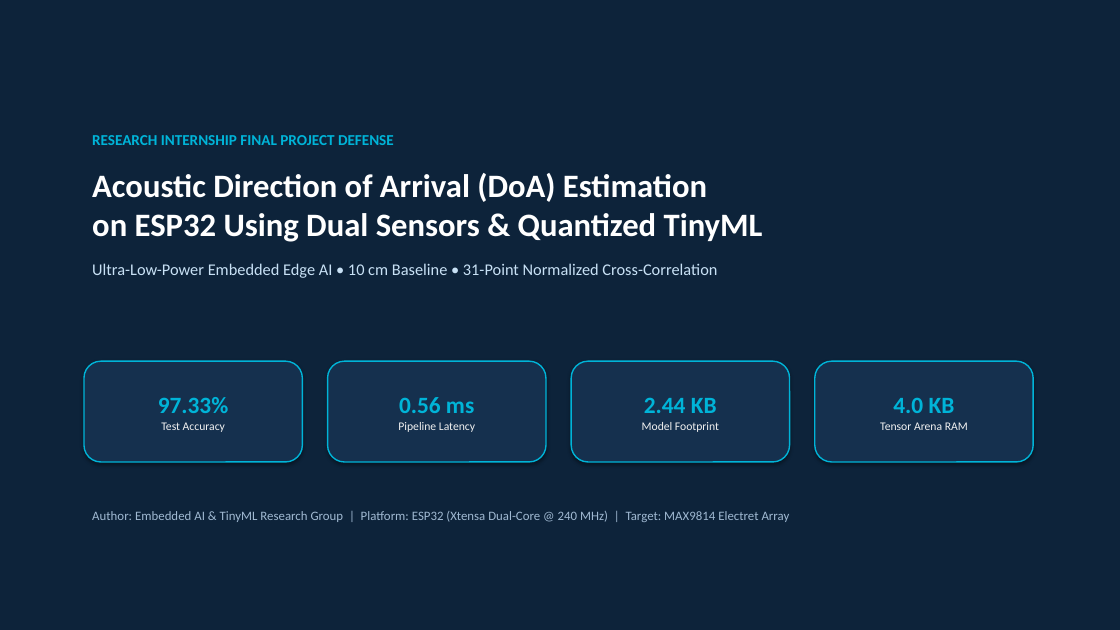
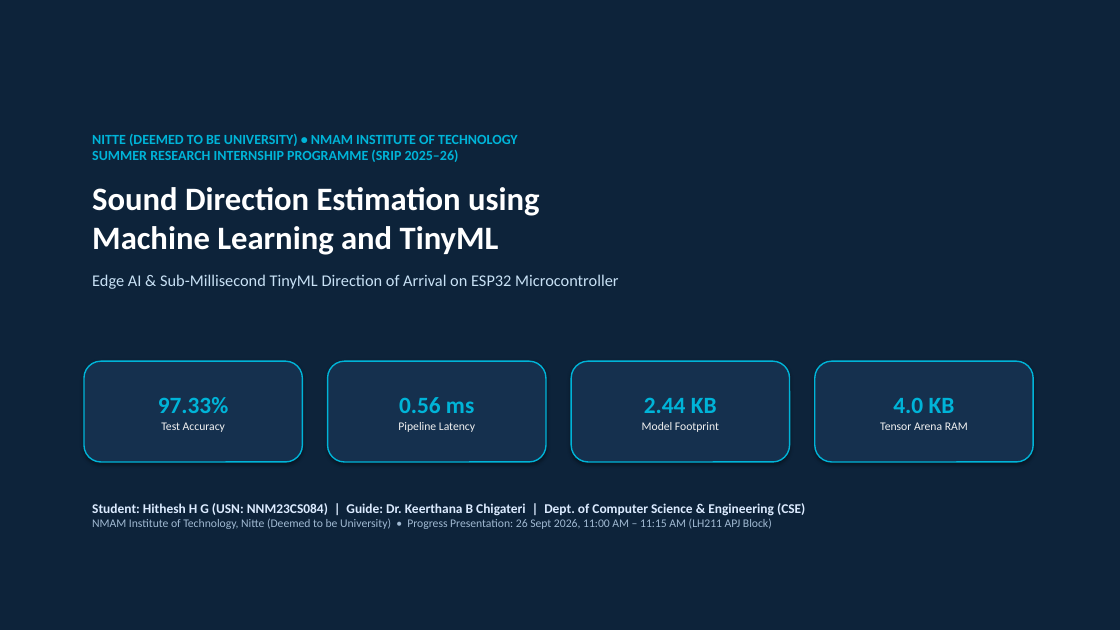
Before and after one commit to hitheshhg/ResearchPro, a slide deck: slide 1 of Acoustic_DoA_Internship_Presentation.pptx. Drawn at 1120x630 pixels with LibreOffice and Linux fonts; fonts in the diff are those of the drawing. Boxes give left, top, right and bottom in pixels: in the first picture for what was removed or moved away, otherwise in the second. Text is boxed around its words. In the diff, an @@ line names an element or a change of style, - is before the commit and + after.

Commit message:
feat(metadata): update official SRIP title, student Hithesh H G, guide Dr. Keerthana B Chigateri, and proxy routing

```diff
--- a/Acoustic_DoA_Internship_Presentation.pptx
+++ b/Acoustic_DoA_Internship_Presentation.pptx
@@ text at (92, 134, 618, 289): text changed; size 28 to 12 pt; text colour #FFFFFF to #00B4D8 @@
-RESEARCH INTERNSHIP FINAL PROJECT DEFENSE
-Acoustic Direction of Arrival (DoA) Estimation
-on ESP32 Using Dual Sensors & Quantized TinyML
-Ultra-Low-Power Embedded Edge AI • 10 cm Baseline • 31-Point Normalized Cross-Correlation
+NITTE (DEEMED TO BE UNIVERSITY) • NMAM INSTITUTE OF TECHNOLOGY
+SUMMER RESEARCH INTERNSHIP PROGRAMME (SRIP 2025–26)
+Sound Direction Estimation using
+Machine Learning and TinyML
+Edge AI & Sub-Millisecond TinyML Direction of Arrival on ESP32 Microcontroller
@@ text at (92, 503, 805, 529): text changed; size 11 to 10 pt @@
-Author: Embedded AI & TinyML Research Group | Platform: ESP32 (Xtensa Dual-Core @ 240 MHz) | Target: MAX9814 Electret Array
+Student: Hithesh H G (USN: NNM23CS084) | Guide: Dr. Keerthana B Chigateri | Dept. of Computer Science & Engineering (CSE)
+NMAM Institute of Technology, Nitte (Deemed to be University) • Progress Presentation: 26 Sept 2026, 11:00 AM – 11:15 AM (LH211 APJ Block)
```
Also in this commit, not shown: 11 other slides changed, 13 other files.
